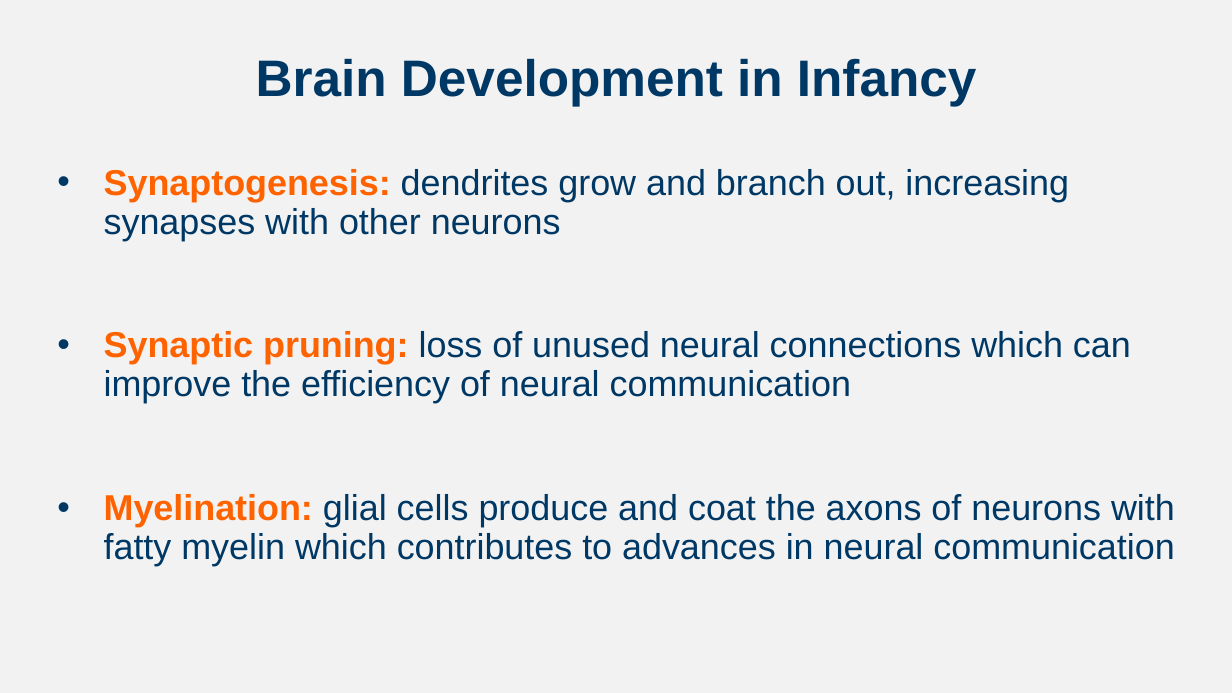
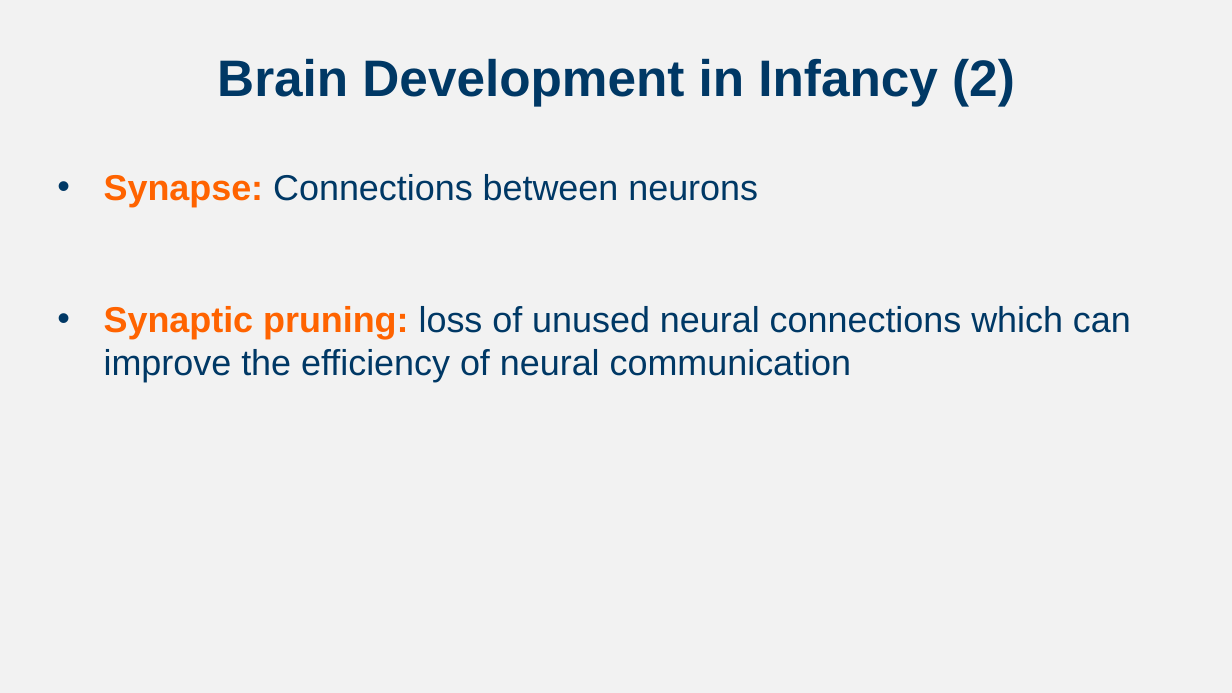
Before and after one commit to npm27/Teaching-Materials, a slide deck: slide 23 of Developmental Fall 24/Slides/Chapter 4.pptx (slide 9 before the commit). Drawn at 1232x693 pixels with LibreOffice and Linux fonts; fonts in the diff are those of the drawing. Boxes give left, top, right and bottom in pixels: in the first picture for what was removed or moved away, otherwise in the second. Text is boxed around its words. In the diff, an @@ line names an element or a change of style, - is before the commit and + after.

```diff
--- a/Developmental Fall 24/Slides/Chapter 4.pptx
+++ b/Developmental Fall 24/Slides/Chapter 4.pptx
@@ title at box(217, 58, 1015, 106): text changed @@
-Brain Development in Infancy
+Brain Development in Infancy (2)
@@ text at box(104, 174, 758, 207): text changed @@
-• Synaptogenesis: dendrites grow and branch out, increasing synapses with other neurons
+• Synapse: Connections between neurons
@@ text at box(104, 306, 1131, 382): line spacing 0.9 to 1 @@
@@ text at box(104, 494, 1175, 566): paragraph removed @@
-• Myelination: glial cells produce and coat the axons of neurons with fatty myelin which contributes to advances in neural communication
```
Also in this commit, not shown: 5 other slides changed, 16 slides added, 1 other file.
